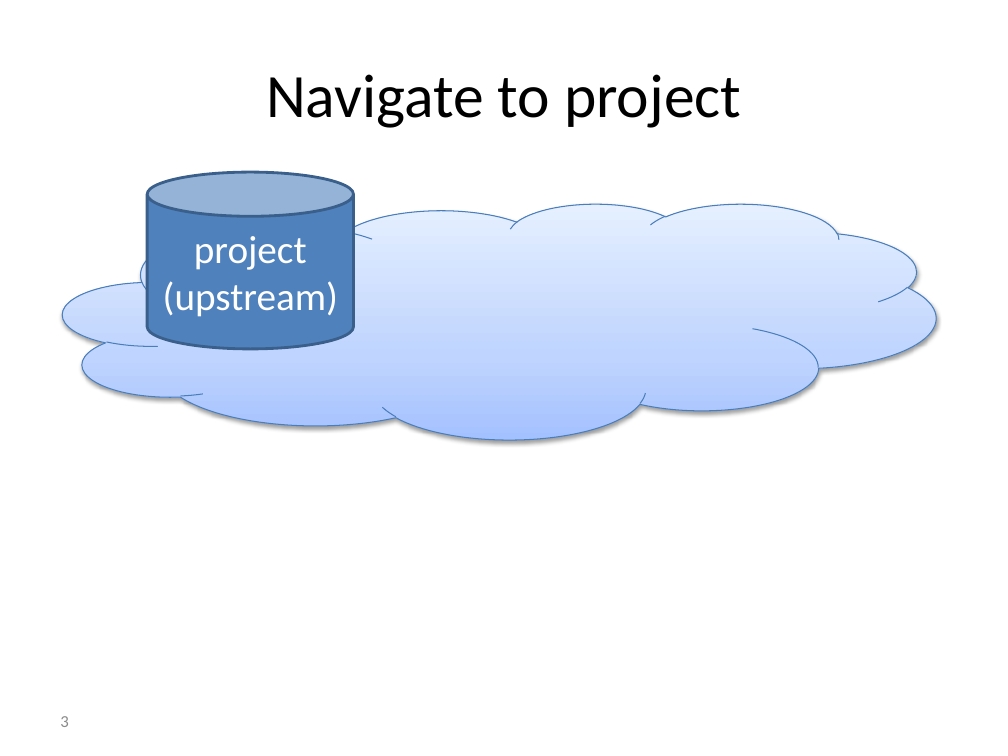
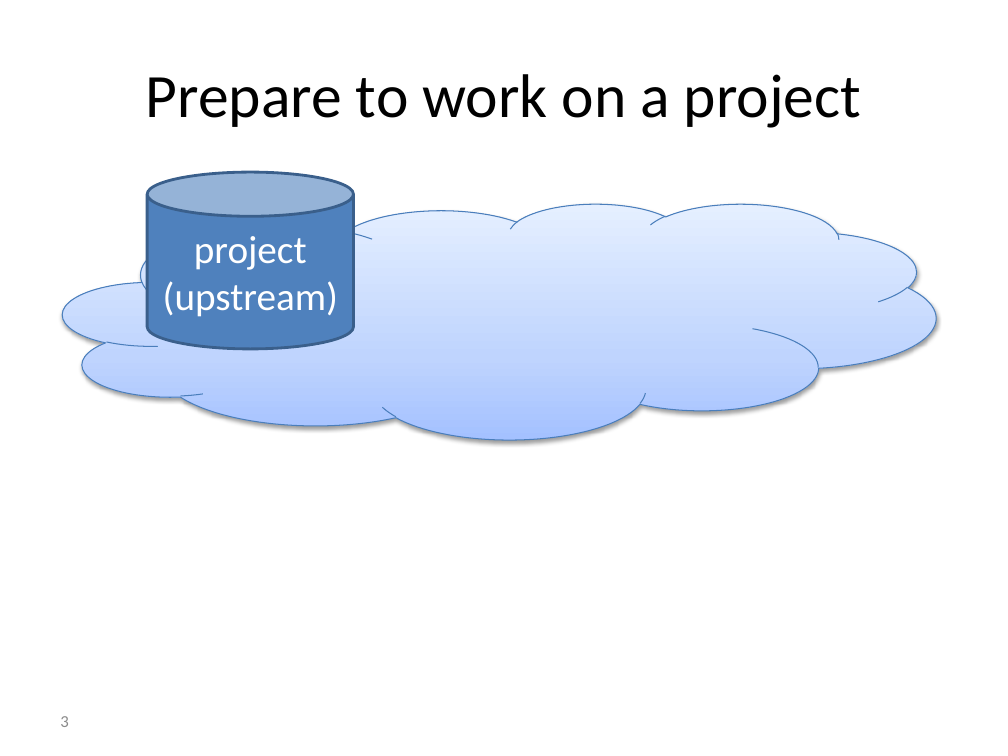
Before and after one commit to foss2serve/github-workflow-activity, a slide deck: slide 3 of activity/presentation.pptx. Drawn at 1008x756 pixels with LibreOffice and Linux fonts; fonts in the diff are those of the drawing; background and template pictures are left out. Boxes give left, top, right and bottom in pixels: in the first picture for what was removed or moved away, otherwise in the second. Text is boxed around its words. In the diff, an @@ line names an element or a change of style, - is before the commit and + after.

```diff
--- a/activity/presentation.pptx
+++ b/activity/presentation.pptx
@@ title at bbox=[146, 74, 861, 128]: text changed @@
-Navigate to project
+Prepare to work on a project
```
Also in this commit, not shown: 10 other slides changed, 11 slides removed.
